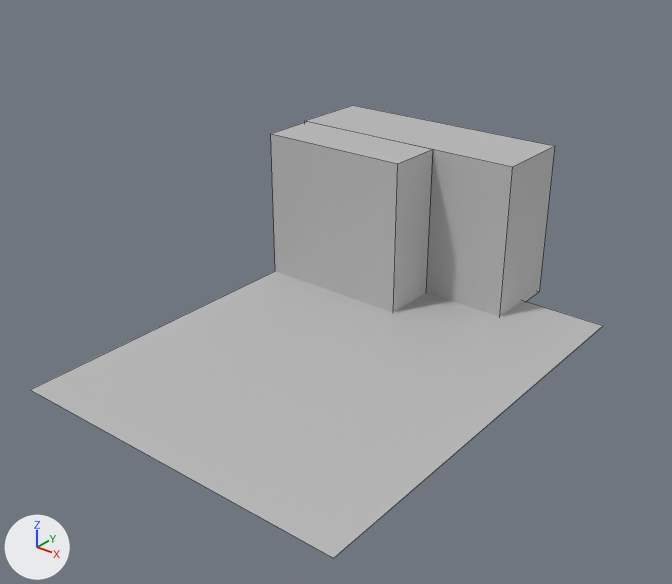
A saved change to the FBX model Assets/Game Assets/IMPORTS/Levels/Lava_Fall/lava_fall.fbx.
Rendered twice from a camera (50 mm lens) standing at (577.0, -733.0, 388.0) and looking at (24.0, -42.0, -41.0). The axes (+X, +Y, +Z) are drawn at lower left. The lights are the same throughout. Mesh edges are drawn as thin lines. Where no turn or scale is listed for an object, it has been applied to the vertices.

The first picture shows 'lava_lake1'.
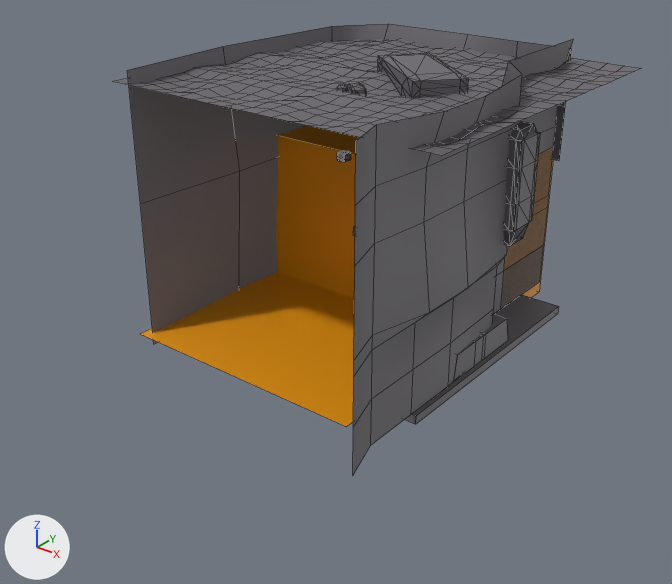
Pixel boxes (x1, y1, x2, y2) of what changed, in the pictures (672 x 584 px):
'lava_lake1', reshaped (8% narrower)
    before: (30, 105, 603, 558)
    after: (112, 24, 641, 474)
part 1 of me_mesh, added
    after: (404, 295, 559, 424)
part 2 of me_mesh, rebuilt
    before: (30, 271, 603, 558)
    after: (141, 272, 354, 426)
part 3 of me_mesh, added
    after: (112, 24, 641, 474)
part 4 of me_mesh, recoloured (grey to brown)
    before: (271, 105, 555, 316)
    after: (276, 125, 553, 308)

The change in detail:
Picture 'lava_cave_environment.png' (img_lava_cave_environment_png) is new.
Material 'phong2' (mat_phong2) is new.
Its texture is img_lava_cave_environment_png.
Its roughness is 0.553.
me_mesh is used by ob_lava_lake1; location (0.0, 0.0, 0.0).
me_mesh had 20 vertices, 13 faces and spanned x -185.0..220.0, y -290.0..255.0, z -125.0..65.0.
me_mesh now has 991 vertices, 1233 faces and spans x -200.0..200.0, y -208.0..270.0, z -135.0..190.0.
me_mesh part 1: a new loose piece, a box spanning x 115.0..165.0, y -95.0..205.0, z -120.0..-110.0, in mat_phong2 (picture img_lava_cave_environment_png).
me_mesh part 2: the loose piece of 4 vertices spanning x -180.0..220.0, y -290.0..210.0, z -120.0 is rebuilt with 4 vertices and now spans x -185.0..115.0, y -140.0..160.0, z -120.0, in mat_phong2 (picture img_lava_cave_environment_png).
me_mesh part 3: 931 vertices added at x -200.0..200.0, y -208.0..270.0, z -135.0..190.0.
me_mesh part 4: 12 faces spanning x -185.0..115.0, y 85.0..255.0, z -125.0..65.0 switch from mat_phong1 (grey #bcbcbc) to mat_phong2 (picture img_lava_cave_environment_png).
